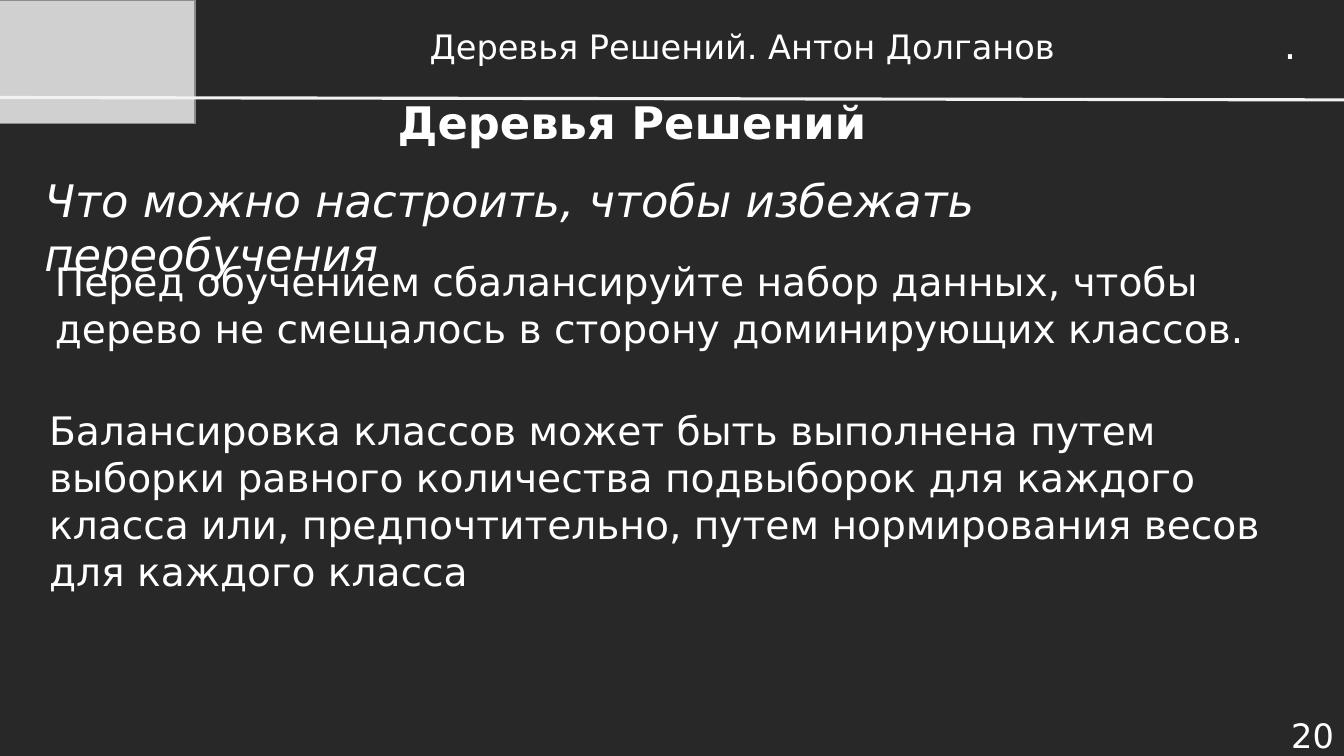
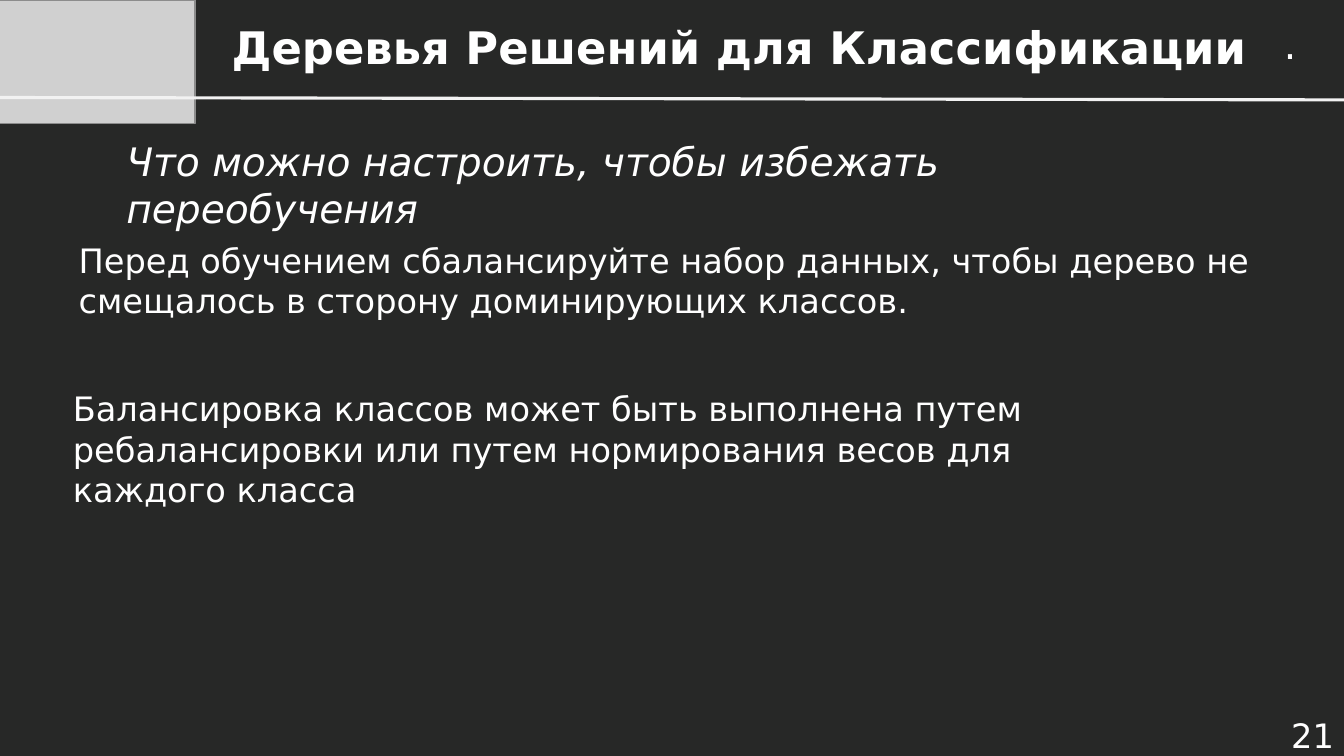
Before and after one commit to dayekb/Study, a slide deck: slide 21 of rus/UrFU/IST in Medicine/1 season/Презентации/Лекция 1.10 - Деревья Решений.pptx (slide 20 before the commit). Drawn at 1344x756 pixels with LibreOffice and Linux fonts; fonts in the diff are those of the drawing; grey boxes stand for pictures. Boxes give left, top, right and bottom in pixels: in the first picture for what was removed or moved away, otherwise in the second. Text is boxed around its words. In the diff, an @@ line names an element or a change of style, - is before the commit and + after.

```diff
--- a/rus/UrFU/IST in Medicine/1 season/Презентации/Лекция 1.10 - Деревья Решений.pptx
+++ b/rus/UrFU/IST in Medicine/1 season/Презентации/Лекция 1.10 - Деревья Решений.pptx
@@ text at (x1=232, y1=29, x2=1246, y2=74): text changed; size 24 to 32 pt; bold on @@
-Деревья Решений. Антон Долганов
+Деревья Решений для Классификации
@@ title removed at (x1=398, y1=104, x2=866, y2=149) @@
-Деревья Решений
@@ text "Что можно настроить, чтобы избежать ..." moved from (x1=44, y1=182, x2=974, y2=281) to (x1=126, y1=145, x2=939, y2=231) @@
@@ text "Что можно настроить, чтобы избежать ..." at (x1=126, y1=145, x2=939, y2=231): size 32 to 28 pt @@
@@ text "Перед обучением сбалансируйте набор данных, ..." moved from (x1=55, y1=264, x2=1243, y2=351) to (x1=79, y1=247, x2=1249, y2=320) @@
@@ text "Перед обучением сбалансируйте набор данных, ..." at (x1=79, y1=247, x2=1249, y2=320): size 28 to 24 pt @@
@@ text at (x1=73, y1=395, x2=1022, y2=507): text changed; size 28 to 24 pt @@
-Балансировка классов может быть выполнена путем выборки равного количества подвыборок для каждого класса или, предпочтительно, путем нормирования весов для каждого класса
+Балансировка классов может быть выполнена путем ребалансировки или путем нормирования весов для каждого класса
@@ page number at (x1=1291, y1=723, x2=1334, y2=748): text changed @@
-20
+21
```
Also in this commit, not shown: 42 other slides changed, 2 slides added, 3 slides removed, 14 other files.
